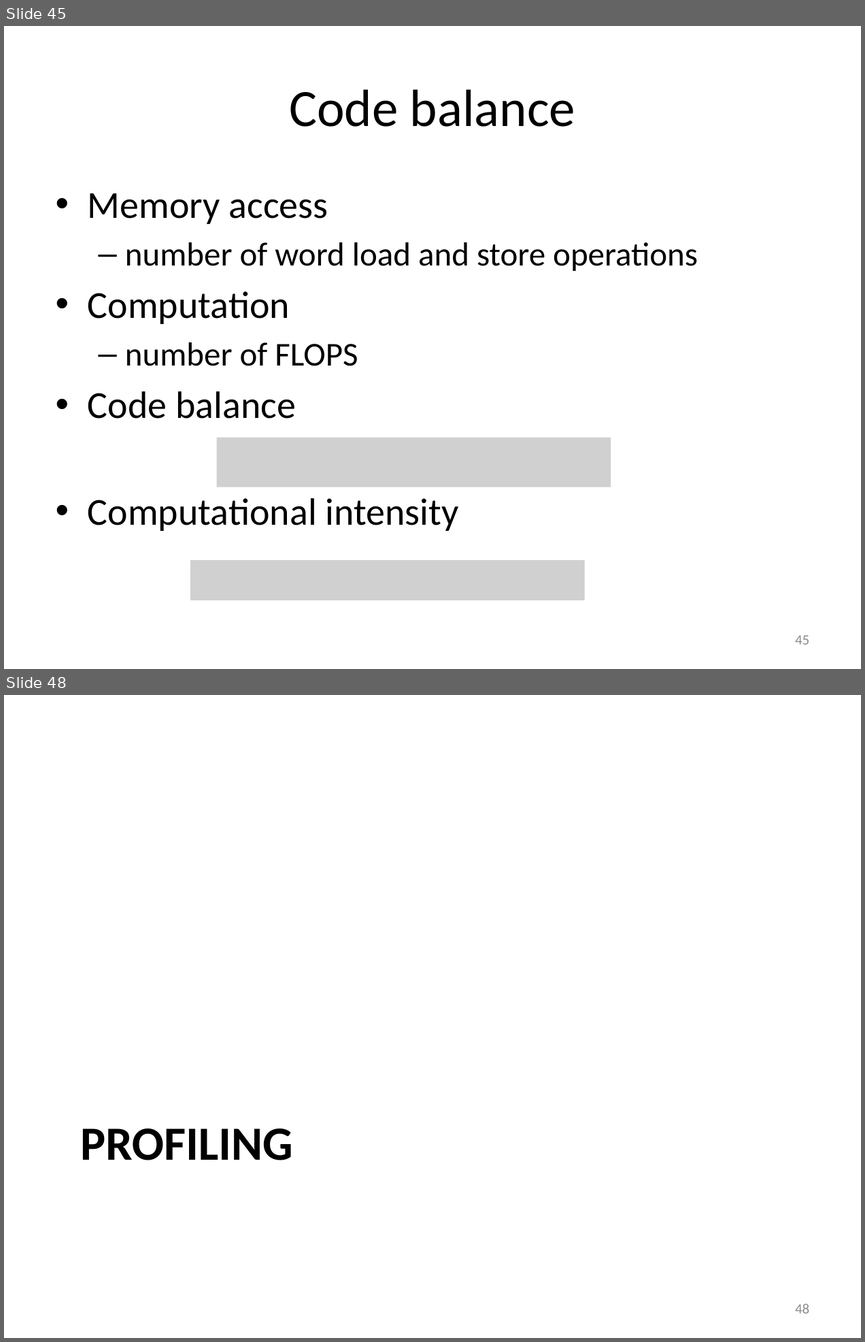
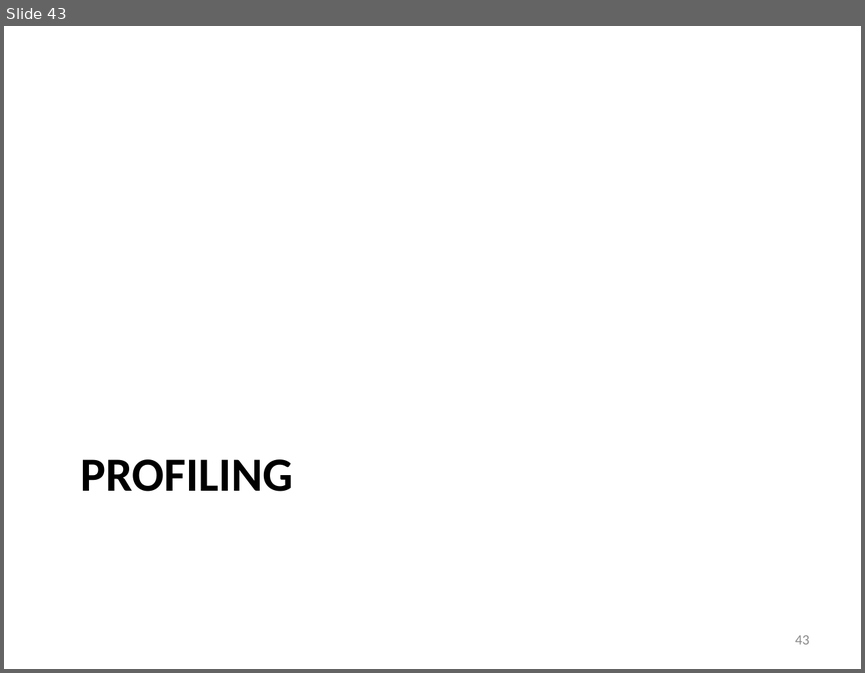
Before and after one commit to gjbex/Code-optimization, a slide deck: code_optimization.pptx. Shown one above the other, each under a label of ours: slides 45 and 48 before the commit, slide 43 after it; the slides between them are not shown. The pictures are 865x1342 and 865x673 pixels, drawn with LibreOffice and Linux fonts; fonts in the diff are those of the drawing; grey boxes stand for pictures. Boxes give left, top, right and bottom in pixels: in the first picture for what was removed or moved away, otherwise in the second. Text is boxed around its words. In the diff, an @@ line names an element or a change of style, - is before the commit and + after.

```diff
--- a/code_optimization.pptx
+++ b/code_optimization.pptx
@@ slide 45 removed at box(4, 26, 861, 669), background #FFFFFF @@
@@ title removed at box(289, 89, 575, 127) @@
-Code balance
@@ text removed at box(88, 193, 698, 531) @@
-• Memory access
-  – number of word load and store operations
-• Computation
-  – number of FLOPS
-• Code balance
-• Computational intensity
@@ picture removed at box(216, 437, 611, 487) @@
@@ picture removed at box(191, 560, 585, 600) @@
@@ page number removed at box(795, 635, 809, 644) @@
-45
@@ what was slide 48 is now slide 43 @@
@@ page number at box(795, 635, 809, 644): text changed @@
-48
+43
```
Also in this commit, not shown: 4 other slides removed.
